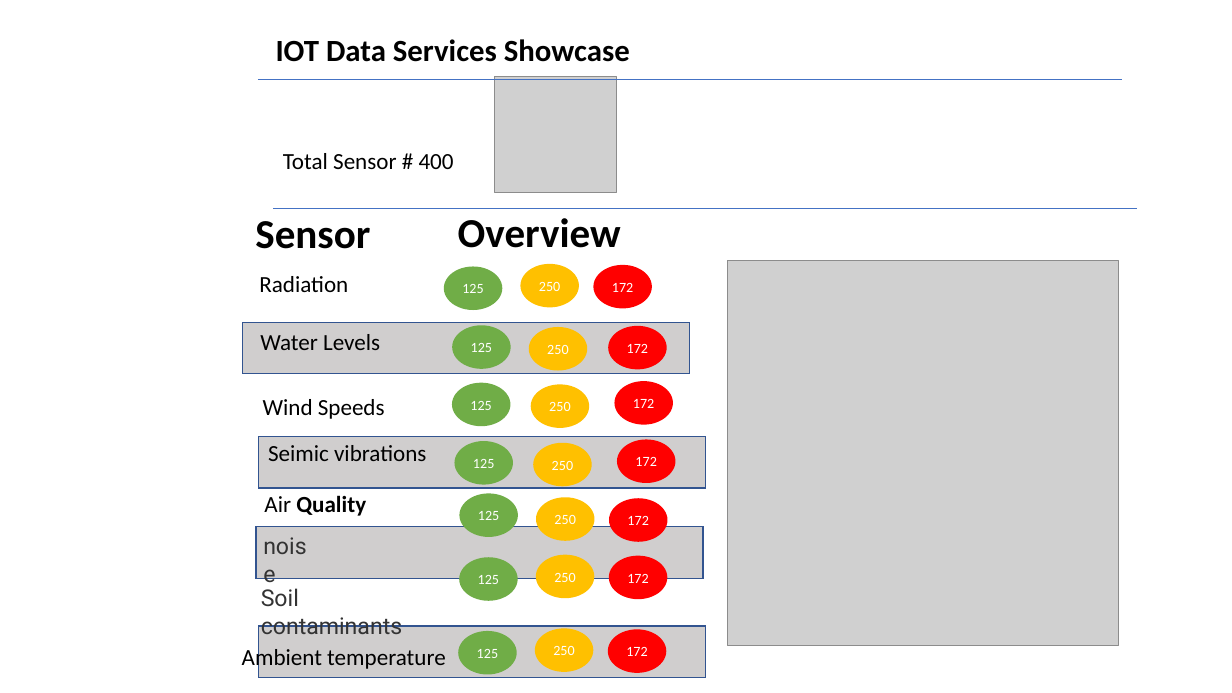
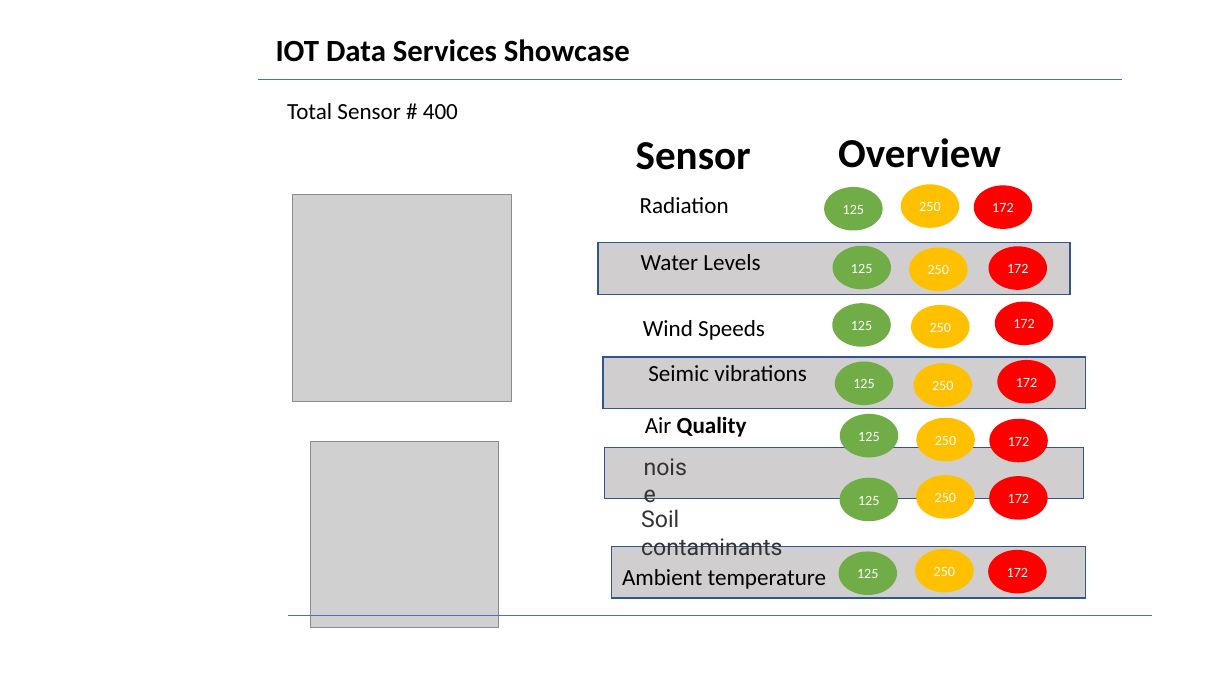
Before and after one commit to ggreen/iot-sensor-events-showcase, a slide deck: slide 1 of docs/concepts/dashboard-wireframe.pptx. Drawn at 1232x693 pixels with LibreOffice and Linux fonts; fonts in the diff are those of the drawing; grey boxes stand for pictures. Boxes give left, top, right and bottom in pixels: in the first picture for what was removed or moved away, otherwise in the second. Text is boxed around its words. In the diff, an @@ line names an element or a change of style, - is before the commit and + after.

```diff
--- a/docs/concepts/dashboard-wireframe.pptx
+++ b/docs/concepts/dashboard-wireframe.pptx
@@ text "Total Sensor # 400": place and size @@
-text "Total Sensor # 400" at [283,153,454,169]
+text "Total Sensor # 400" at [287,103,458,119]
@@ picture: place and size @@
-picture at [494,77,616,192]
+picture at [292,195,511,402]
@@ rectangle: place and size @@
-rectangle at [243,323,690,374]
+rectangle at [598,243,1070,295]
@@ rectangle: place and size @@
-rectangle at [258,436,705,488]
+rectangle at [604,357,1086,409]
@@ 21 ellipses, 10 texts: place and size @@
-21 ellipses, 10 texts at [242,218,676,675]
+21 ellipses, 10 texts at [622,138,1055,595]
@@ picture: place and size @@
-picture at [727,261,1118,646]
+picture at [311,442,498,627]
@@ rectangle: place and size @@
-rectangle at [256,527,703,579]
+rectangle at [605,447,1084,499]
@@ rectangle: place and size @@
-rectangle at [259,627,706,678]
+rectangle at [612,546,1086,598]
@@ line moved from (274, 209) - (1138, 209) to (288, 616) - (1153, 616) @@
```
Also in this commit, not shown: 46 other files.
